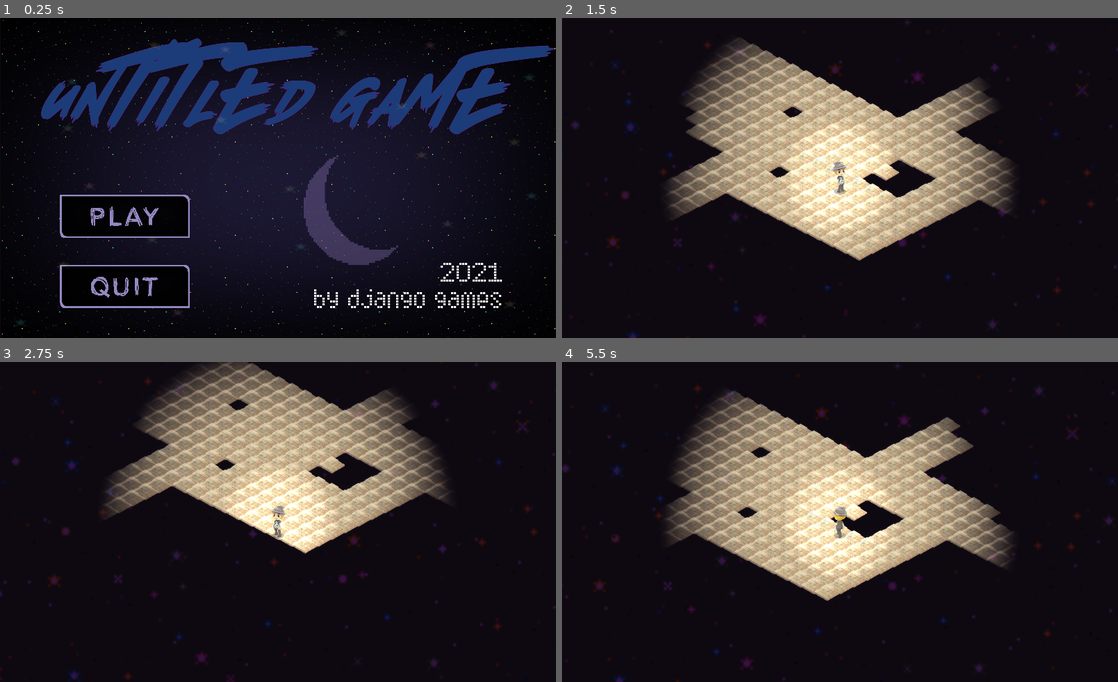
Above: before the commit, frames 1-4 (two rows, left to right).
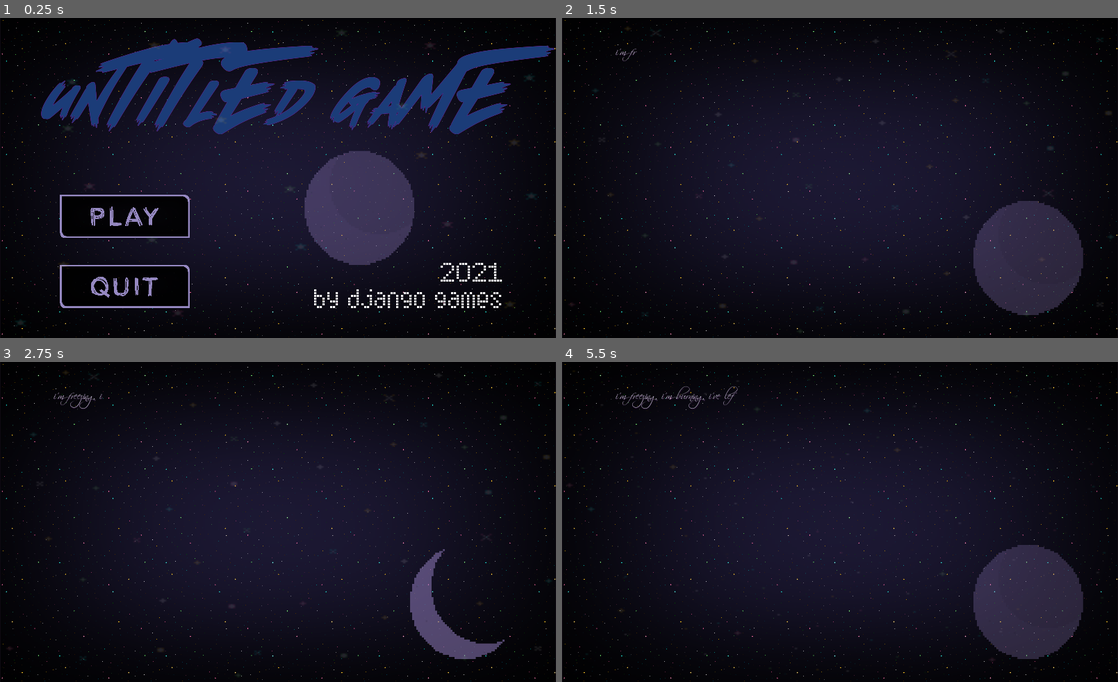
Above: after the commit, the same moments.

Repository: django-games/cgj2021
Game: Godot game, scene res://src/UI/MainMenu.tscn
The game is run twice, just before and just after one commit, with the same random seed, the same clock (stepped at 60 frames per second) and the same inputs. Sound files missing from this copy of the repository are replaced by a short silence.
Inputs (mouse positions are in pixels of both pictures, inside the frame that each line leads up to):
- Up to frame 1 (0.25 s): no input
- Up to frame 2 (1.5 s): click (684, 216) at 0.5 s; hold Right (ui_right) from 1.28 s (still down)
- Up to frame 3 (2.75 s): release Right (ui_right) at 2.03 s; hold Down (ui_down) from 2.03 s (still down)
- Up to frame 4 (5.5 s): release Down (ui_down) at 2.78 s; hold Right (ui_right) 2.78-3.53 s; hold Up (ui_up) 3.53-4.28 s; hold Left (ui_left) from 4.28 s (still down)

The runs differ from the first frame. In frame 1, 4.0% of the frame differs, in the area x 54-75%, y 41-78%; in frame 2, 33%, in the area x 0-100%, y 0-100%; in frame 3, 33%; in frame 4, 32%.

Commit message:
intro scene + narration

Diff:
--- a/project/src/UI/Buttons.gd
+++ b/project/src/UI/Buttons.gd
@@ -3,7 +3,7 @@
 
 func play():
 	print("Pressed play")
-	get_tree().change_scene("res://src/Levels/GeneratedLevel.tscn")
+	get_tree().change_scene("res://src/UI/Intro.tscn")
 
 
 func quit():
--- /dev/null
+++ b/project/src/UI/Intro.gd
@@ -0,0 +1,21 @@
+extends Control
+
+export var textSpeed: float = 0.00035
+onready var text = $Text
+
+func _process(_delta):
+	self.text.percent_visible += self.textSpeed
+	print(self.text.percent_visible)
+
+func _on_moon_press():
+	print("Skipping intro...")
+	return get_tree().change_scene("res://src/Levels/GeneratedLevel.tscn")
+
+func _on_NARRATIVE_finished():
+	print("Intro finished...")
+	return get_tree().change_scene("res://src/Levels/GeneratedLevel.tscn")
+
+
+func _on_Timer_timeout():
+	print("Timer timoeut...")
+	return get_tree().change_scene("res://src/Levels/GeneratedLevel.tscn")
--- /dev/null
+++ b/project/src/UI/Intro.tscn
@@ -0,0 +1,148 @@
+[gd_scene load_steps=17 format=2]
+
+[ext_resource path="res://Assets/Enjl-Starry Space Background/background_4.png" type="Texture" id=1]
+[ext_resource path="res://Assets/Misc/vignette.png" type="Texture" id=2]
+[ext_resource path="res://Assets/Enjl-Starry Space Background/background_1.png" type="Texture" id=3]
+[ext_resource path="res://Assets/Enjl-Starry Space Background/background_3.png" type="Texture" id=4]
+[ext_resource path="res://Assets/Enjl-Starry Space Background/background_2.png" type="Texture" id=5]
+[ext_resource path="res://Music/Glitch/horror_01_drone_glitch_01.ogg" type="AudioStream" id=6]
+[ext_resource path="res://Music/Narrative/intro.ogg" type="AudioStream" id=7]
+[ext_resource path="res://Assets/SCRIPTIN.ttf" type="DynamicFontData" id=8]
+[ext_resource path="res://src/UI/Intro.gd" type="Script" id=9]
+[ext_resource path="res://Assets/LightSprite.png" type="Texture" id=10]
+[ext_resource path="res://Assets/BackgroundSet/M1011.png" type="Texture" id=11]
+[ext_resource path="res://Assets/BackgroundSet/M1010.png" type="Texture" id=12]
+[ext_resource path="res://src/UI/Moon.gd" type="Script" id=13]
+
+[sub_resource type="SpriteFrames" id=1]
+animations = [ {
+"frames": [ ExtResource( 1 ), ExtResource( 3 ), ExtResource( 5 ), ExtResource( 3 ), ExtResource( 4 ), ExtResource( 1 ) ],
+"loop": true,
+"name": "default",
+"speed": 10.0
+} ]
+
+[sub_resource type="SpriteFrames" id=2]
+animations = [ {
+"frames": [ ExtResource( 11 ), ExtResource( 12 ) ],
+"loop": true,
+"name": "default",
+"speed": 2.0
+} ]
+
+[sub_resource type="DynamicFont" id=3]
+size = 26
+extra_spacing_space = 2
+font_data = ExtResource( 8 )
+
+[node name="Intro" type="Control"]
+anchor_right = 1.0
+anchor_bottom = 1.0
+script = ExtResource( 9 )
+__meta__ = {
+"_edit_use_anchors_": false
+}
+
+[node name="TextureRect" type="TextureRect" parent="."]
+modulate = Color( 0.113725, 0.0980392, 0.207843, 1 )
+anchor_left = 0.5
+anchor_top = 0.5
+anchor_right = 0.5
+anchor_bottom = 0.5
+margin_left = -667.0
+margin_top = -384.0
+margin_right = 667.0
+margin_bottom = 384.0
+texture = ExtResource( 2 )
+expand = true
+__meta__ = {
+"_edit_use_anchors_": false
+}
+
+[node name="Stars" type="TextureRect" parent="."]
+anchor_left = 0.5
+anchor_top = 0.5
+anchor_right = 0.5
+anchor_bottom = 0.5
+margin_left = -665.5
+margin_top = -383.5
+margin_right = 665.5
+margin_bottom = 383.5
+texture = ExtResource( 1 )
+stretch_mode = 2
+__meta__ = {
+"_edit_use_anchors_": false
+}
+
+[node name="AnimatedStars" type="AnimatedSprite" parent="."]
+modulate = Color( 1, 1, 1, 0.113725 )
+position = Vector2( 668.334, 385.303 )
+scale = Vector2( 5.18081, 3.37841 )
+frames = SubResource( 1 )
+frame = 5
+playing = true
+__meta__ = {
+"_edit_group_": true,
+"_edit_lock_": true
+}
+
+[node name="Moon" type="AnimatedSprite" parent="."]
+modulate = Color( 0.647059, 0.560784, 0.890196, 0.207843 )
+position = Vector2( 1120, 576 )
+scale = Vector2( 0.578125, 0.578125 )
+frames = SubResource( 2 )
+frame = 1
+playing = true
+script = ExtResource( 13 )
+
+[node name="BG" type="AudioStreamPlayer" parent="."]
+stream = ExtResource( 6 )
+volume_db = -20.0
+autoplay = true
+
+[node name="NARRATIVE" type="AudioStreamPlayer" parent="."]
+stream = ExtResource( 7 )
+volume_db = 10.0
+autoplay = true
+
+[node name="Text" type="Label" parent="."]
+margin_left = 128.178
+margin_top = 39.4822
+margin_right = 750.178
+margin_bottom = 1960.48
+custom_fonts/font = SubResource( 3 )
+custom_colors/font_color = Color( 0.858824, 0.854902, 0.909804, 1 )
+custom_colors/font_outline_modulate = Color( 0.266667, 0.0666667, 0.309804, 1 )
+custom_colors/font_color_shadow = Color( 0.176471, 0.0235294, 0.231373, 1 )
+text = "i'm freezing, i'm burning, i've left my home...
+soft ache, me, earth shaking, i feel alone...
+i'm falling depths endless, worlds turn to smoke...
+one hundred years flicker and i kiss the snow.
+i'm swimming, i'm breathing. evaporating...
+i'm liquid, i'm floating into the blue
+is it cold... in the water?
+is it bright... in the moonlight?
+i want to know."
+percent_visible = 0.0
+__meta__ = {
+"_edit_use_anchors_": false
+}
+
+[node name="TextureButton" type="TextureButton" parent="."]
+modulate = Color( 1, 1, 1, 0 )
+margin_left = 988.0
+margin_top = 438.0
+margin_right = 1274.0
+margin_bottom = 724.0
+texture_normal = ExtResource( 10 )
+expand = true
+__meta__ = {
+"_edit_use_anchors_": false
+}
+
+[node name="Timer" type="Timer" parent="."]
+wait_time = 62.0
+autostart = true
+[connection signal="finished" from="NARRATIVE" to="." method="_on_NARRATIVE_finished"]
+[connection signal="pressed" from="TextureButton" to="." method="_on_moon_press"]
+[connection signal="timeout" from="Timer" to="." method="_on_Timer_timeout"]
--- a/project/src/UI/MainMenu.tscn
+++ b/project/src/UI/MainMenu.tscn
@@ -166,7 +166,6 @@
 position = Vector2( 864, 456 )
 scale = Vector2( 0.578125, 0.578125 )
 frames = SubResource( 4 )
-frame = 1
 playing = true
 script = ExtResource( 13 )
 
Binary file added: project/Assets/SCRIPALT.ttf
Binary file added: project/Assets/SCRIPTIN.ttf
Not shown, added: project/Music/Narrative/intro.ogg.import
Not shown, changed: .gitignore
Not shown, added: project/Music/Narrative/intro.ogg
